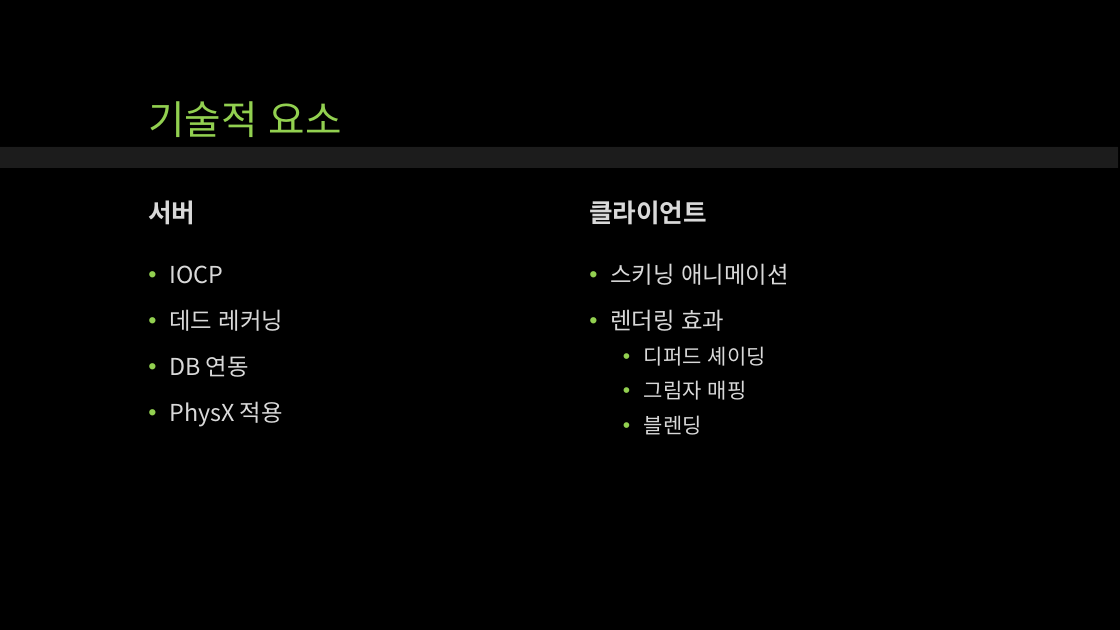
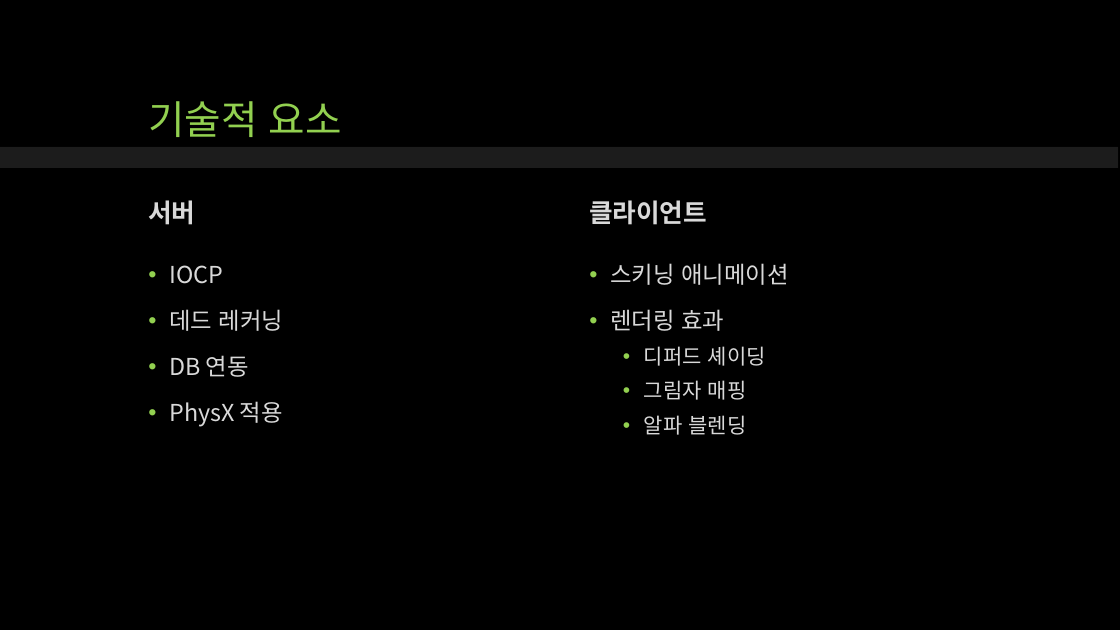
Before and after one commit to qwert830/SP, a slide deck: slide 14 of 기획/UTB_Unknown_Team_Battle.pptx. Drawn at 1120x630 pixels with LibreOffice and Linux fonts; fonts in the diff are those of the drawing. Boxes give left, top, right and bottom in pixels: in the first picture for what was removed or moved away, otherwise in the second. Text is boxed around its words. In the diff, an @@ line names an element or a change of style, - is before the commit and + after.

```diff
--- a/기획/UTB_Unknown_Team_Battle.pptx
+++ b/기획/UTB_Unknown_Team_Battle.pptx
@@ text at (644, 415, 746, 435): text changed @@
-  • 블렌딩
+  • 알파 블렌딩
```
Also in this commit, not shown: 1 other slide changed.
